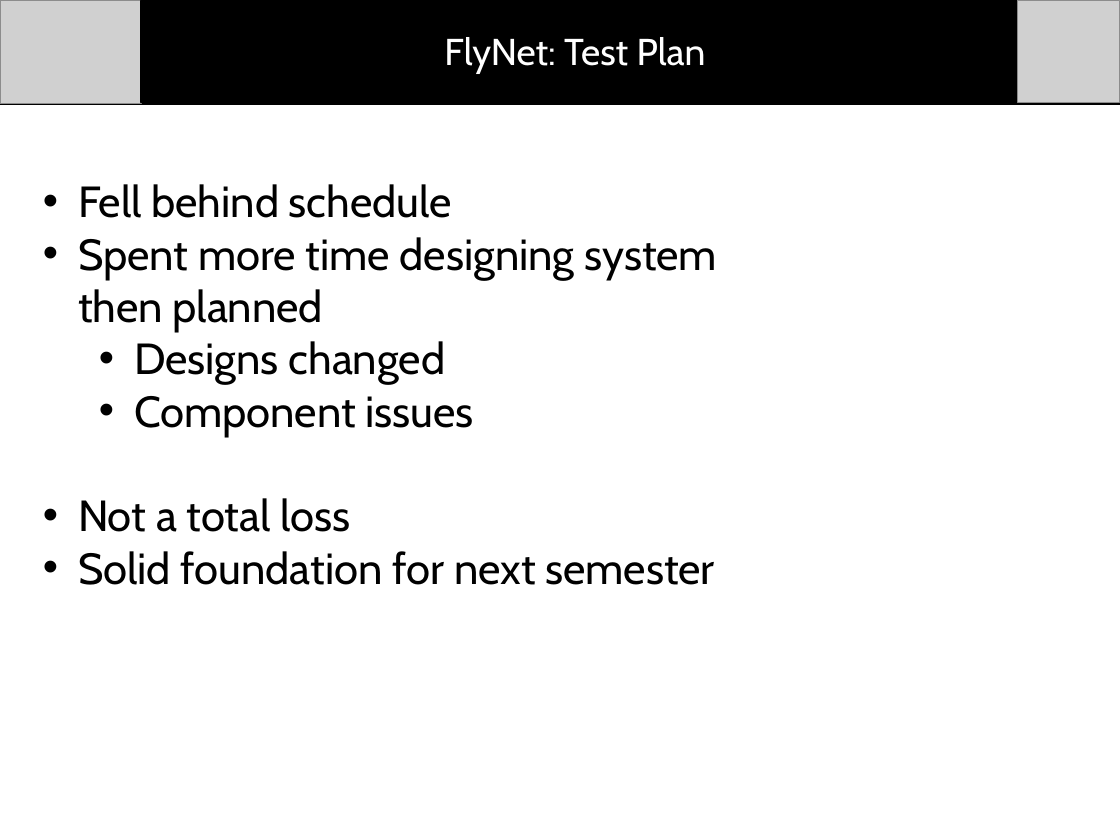
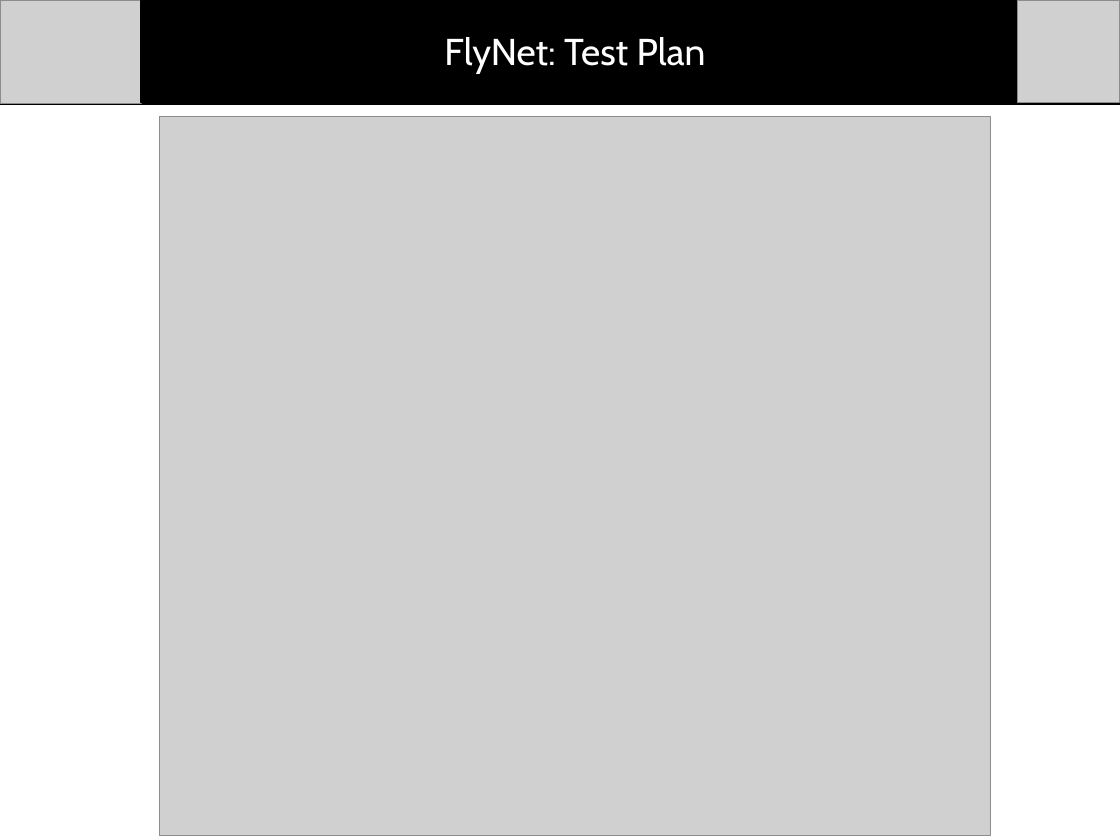
Before and after one commit to dtbinh/FlyNet, a slide deck: slide 3 of Presentations/CDR_Fall_2015/Individual_Slides/Matt/Testing.pptx. Drawn at 1120x840 pixels with LibreOffice and Linux fonts; fonts in the diff are those of the drawing; grey boxes stand for pictures. Boxes give left, top, right and bottom in pixels: in the first picture for what was removed or moved away, otherwise in the second. Text is boxed around its words. In the diff, an @@ line names an element or a change of style, - is before the commit and + after.

```diff
--- a/Presentations/CDR_Fall_2015/Individual_Slides/Matt/Testing.pptx
+++ b/Presentations/CDR_Fall_2015/Individual_Slides/Matt/Testing.pptx
@@ picture added at [159, 116, 990, 836] @@
@@ text removed at [78, 184, 717, 585] @@
-• Fell behind schedule
-• Spent more time designing system then planned
-  • Designs changed
-  • Component issues
-• Not a total loss
-• Solid foundation for next semester
```
Also in this commit, not shown: 3 other slides changed, 4 slides added, 1 slide removed, 1 other file.
